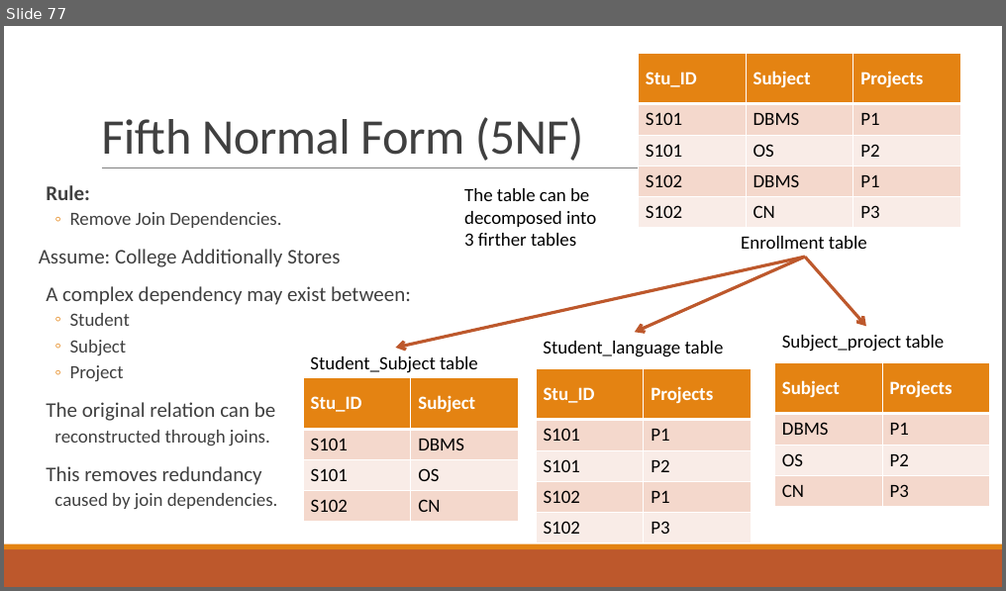
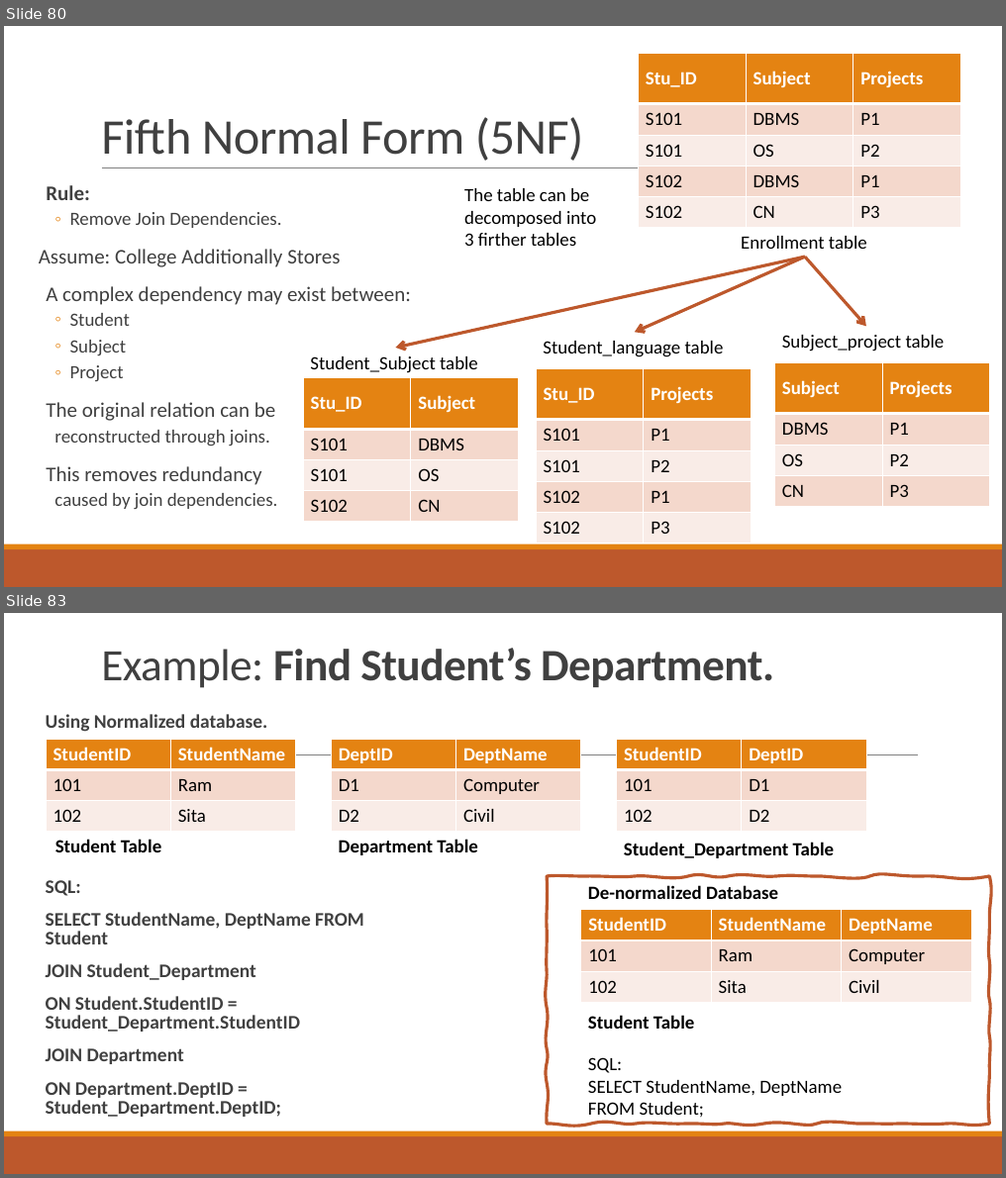
Before and after one commit to GajendraAwasthi/Pokhara-University-BCA-All-Semester-Notes-Codes, a slide deck: BCA 4th Semester/Database Management System/NOTES BY KAPIL/Unit 4 Relational Database Design.pptx. Shown one above the other, each under a label of ours: slide 77 before the commit, slides 80 and 83 after it; the slides between them are not shown. The pictures are 1006x591 and 1006x1178 pixels, drawn with LibreOffice and Linux fonts; fonts in the diff are those of the drawing. Boxes give left, top, right and bottom in pixels: in the first picture for what was removed or moved away, otherwise in the second. Text is boxed around its words. In the diff, an @@ line names an element or a change of style, - is before the commit and + after.

```diff
--- a/BCA 4th Semester/Database Management System/NOTES BY KAPIL/Unit 4 Relational Database Design.pptx
+++ b/BCA 4th Semester/Database Management System/NOTES BY KAPIL/Unit 4 Relational Database Design.pptx
@@ slide 83 added at [4,613,1002,1174], background #FFFFFF; not listed: 3 template elements that a slide beside it also shows @@
@@ title added at [101,648,774,688], 43.2 pt, text #404040, bold @@
+Example: Find Student’s Department.
@@ text added at [46,714,364,1117], 18.5 pt, text #404040, bold @@
+  Using Normalized database.
+  SQL:
+  SELECT StudentName, DeptName FROM Student
+  JOIN Student_Department
+  ON Student.StudentID = Student_Department.StudentID
+  JOIN Department
+  ON Department.DeptID = Student_Department.DeptID;
@@ table added at [46,739,296,831], 3 rows, 2 columns @@
+StudentID | StudentName
+101 | Ram
+102 | Sita
@@ table added at [331,739,581,831], 3 rows, 2 columns @@
+DeptID | DeptName
+D1 | Computer
+D2 | Civil
@@ table added at [617,739,866,831], 3 rows, 2 columns @@
+StudentID | DeptID
+101 | D1
+102 | D2
@@ text added at [55,839,162,853], 18 pt, text #000000, bold @@
+Student Table
@@ text added at [339,839,478,856], 18 pt, text #000000, bold @@
+Department Table
@@ text added at [624,842,835,859], 18 pt, text #000000, bold @@
+Student_Department Table
@@ freeform shape added at [547,876,990,1124], outline #BD582C 3 pt @@
@@ text added at [588,885,778,899], 18 pt, text #000000, bold @@
+De-normalized Database
@@ table added at [581,910,972,1002], 3 rows, 3 columns @@
+StudentID | StudentName | DeptName
+101 | Ram | Computer
+102 | Sita | Civil
@@ text added at [588,1015,695,1029], 18 pt, text #000000, bold @@
+Student Table
@@ text added at [588,1058,842,1121], 18 pt, text #000000 @@
+SQL:
+SELECT StudentName, DeptName
+FROM Student;
@@ what was slide 77 is now slide 80 @@
```
Also in this commit, not shown: 5 slides changed, 12 other slides added, 1 slide removed, 3 other files.
